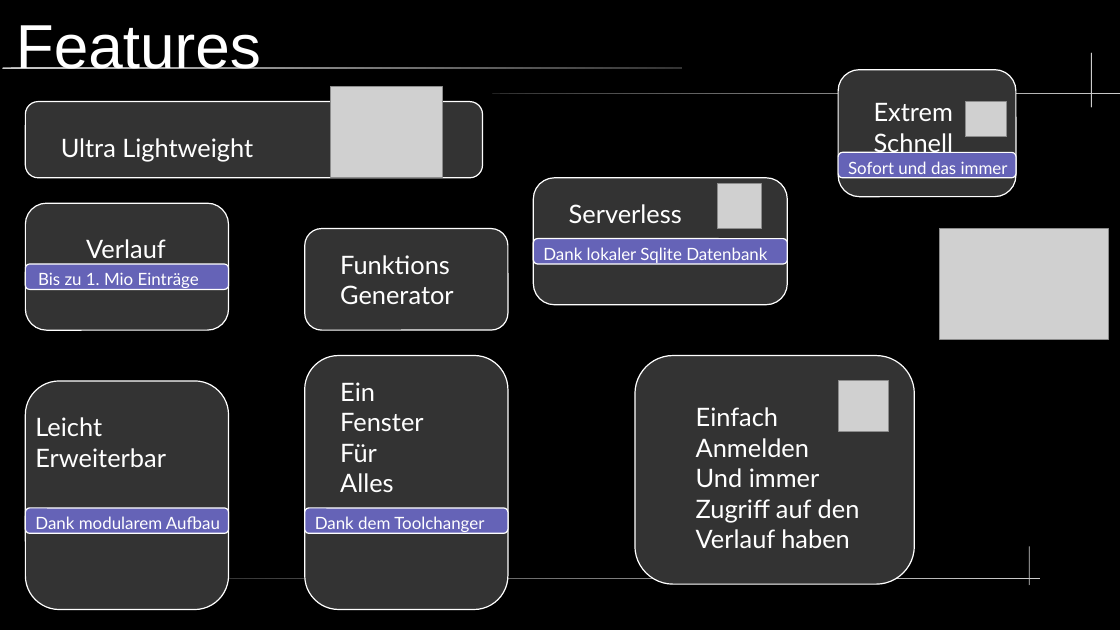
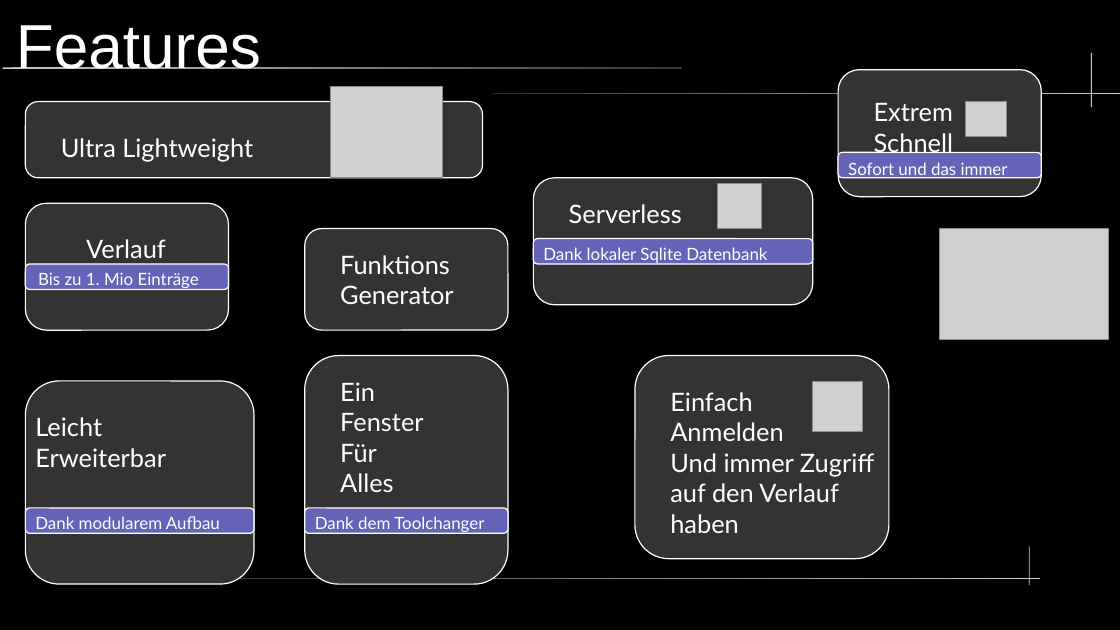
Before and after one commit to hyperbel/MatheProjekt22_23, a slide deck: slide 6 of Doc/Präsentation.odp. Drawn at 1120x630 pixels with LibreOffice and Linux fonts; fonts in the diff are those of the drawing; grey boxes stand for pictures. Boxes give left, top, right and bottom in pixels: in the first picture for what was removed or moved away, otherwise in the second. Text is boxed around its words. In the diff, an @@ line names an element or a change of style, - is before the commit and + after.

```diff
--- a/Doc/Präsentation.odp
+++ b/Doc/Präsentation.odp
@@ rounded rectangle: place and size @@
-rounded rectangle at [838,70,1016,197]
+rounded rectangle at [838,70,1042,197]
@@ rounded rectangle: place and size @@
-rounded rectangle at [534,178,788,305]
+rounded rectangle at [534,178,813,305]
@@ rounded rectangle: place and size @@
-rounded rectangle at [838,152,1016,178]
+rounded rectangle at [838,152,1042,178]
@@ rounded rectangle: place and size @@
-rounded rectangle at [534,239,788,264]
+rounded rectangle at [534,239,813,264]
@@ freeform shape: place and size @@
-freeform shape at [305,356,508,610]
+freeform shape at [305,356,508,584]
@@ rounded rectangle: place and size @@
-rounded rectangle at [635,356,915,584]
+rounded rectangle at [635,356,889,559]
@@ freeform shape removed at [25,381,229,610] @@
@@ rounded rectangle added at [25,381,254,584], fill #333333, outline #FFFFFF 0.85 pt @@
@@ text "Einfach" rewrapped from [696,407,860,548] to [670,392,874,533] @@
@@ picture: place and size @@
-picture at [839,381,889,431]
+picture at [813,382,863,432]
@@ rounded rectangle: place and size @@
-rounded rectangle at [25,508,229,534]
+rounded rectangle at [25,508,254,534]
```
Also in this commit, not shown: 7 other slides changed, 1 other file.
